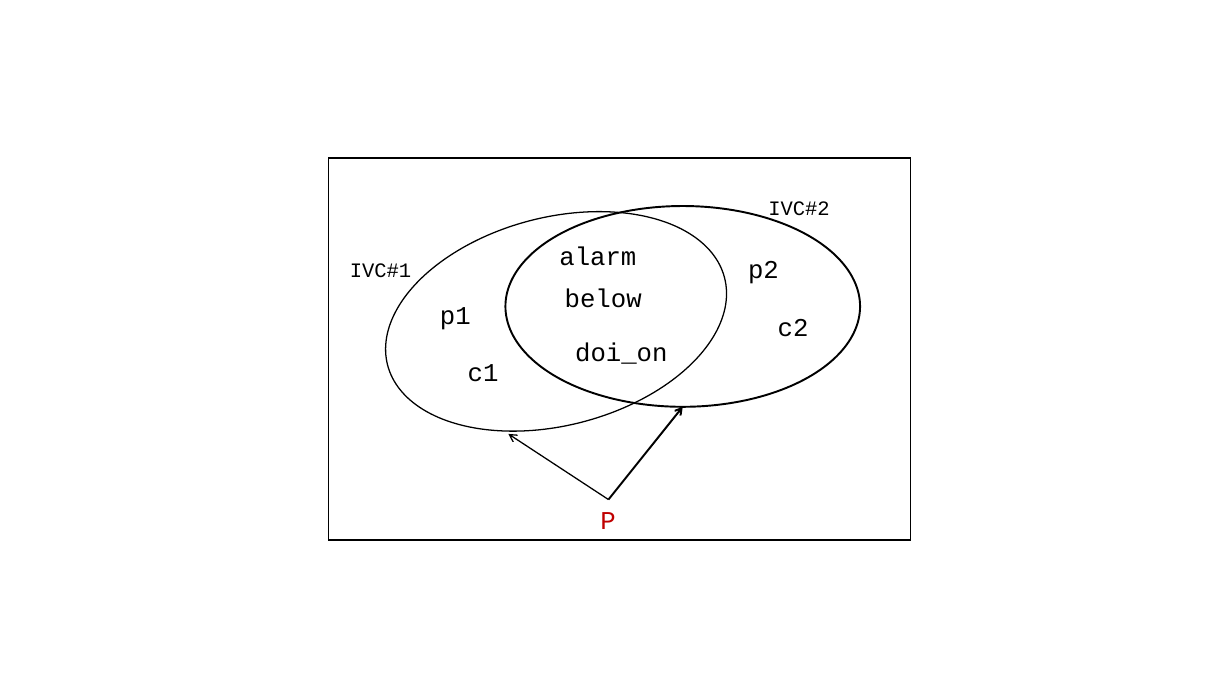
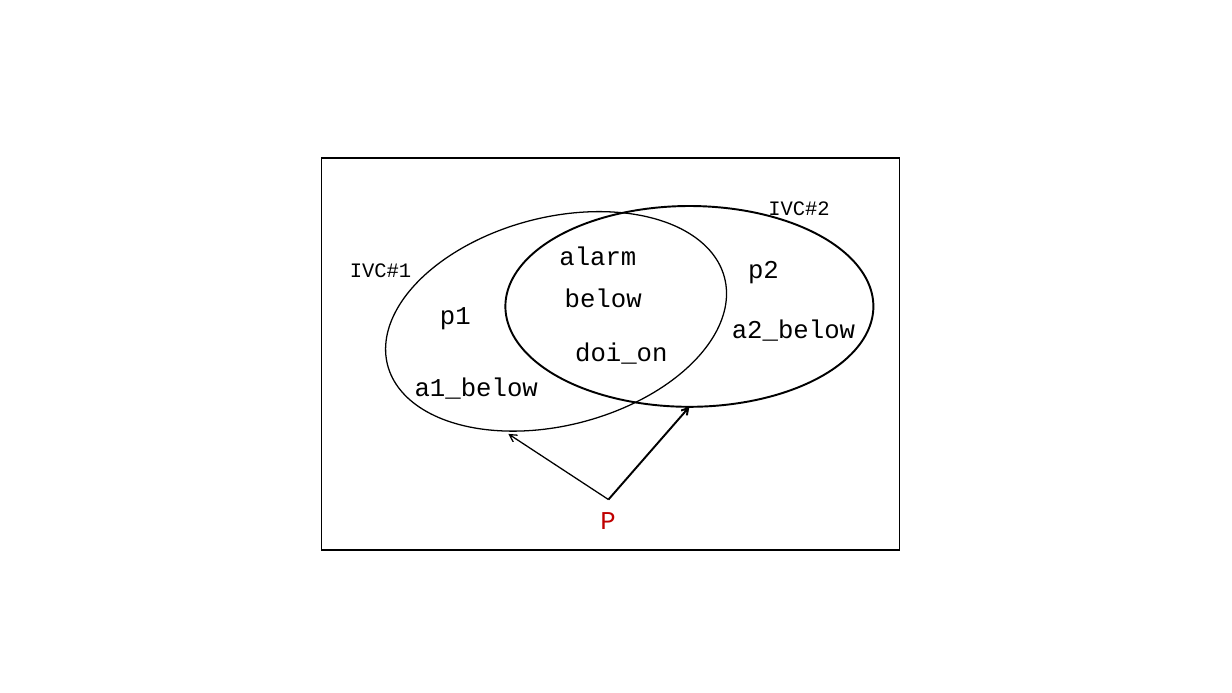
Before and after one commit to elaghs/Working, a slide deck: slide 2 of all_ivcs/all_ivcs_TEX/figs/figs.pptx. Drawn at 1232x693 pixels with LibreOffice and Linux fonts; fonts in the diff are those of the drawing. Boxes give left, top, right and bottom in pixels: in the first picture for what was removed or moved away, otherwise in the second. Text is boxed around its words. In the diff, an @@ line names an element or a change of style, - is before the commit and + after.

```diff
--- a/all_ivcs/all_ivcs_TEX/figs/figs.pptx
+++ b/all_ivcs/all_ivcs_TEX/figs/figs.pptx
@@ rectangle resized from (x1=329, y1=158, x2=911, y2=540) to (x1=322, y1=158, x2=899, y2=550) @@
@@ ellipse resized from (x1=505, y1=207, x2=860, y2=407) to (x1=505, y1=206, x2=873, y2=406) @@
@@ text at (x1=732, y1=319, x2=855, y2=341): text changed @@
-c2
+a2_below
@@ text at (x1=415, y1=377, x2=538, y2=404): text changed @@
-c1
+a1_below
@@ arrow moved from (609, 500) - (683, 407) to (609, 500) - (689, 407) @@
```
Also in this commit, not shown: 9 other files.
